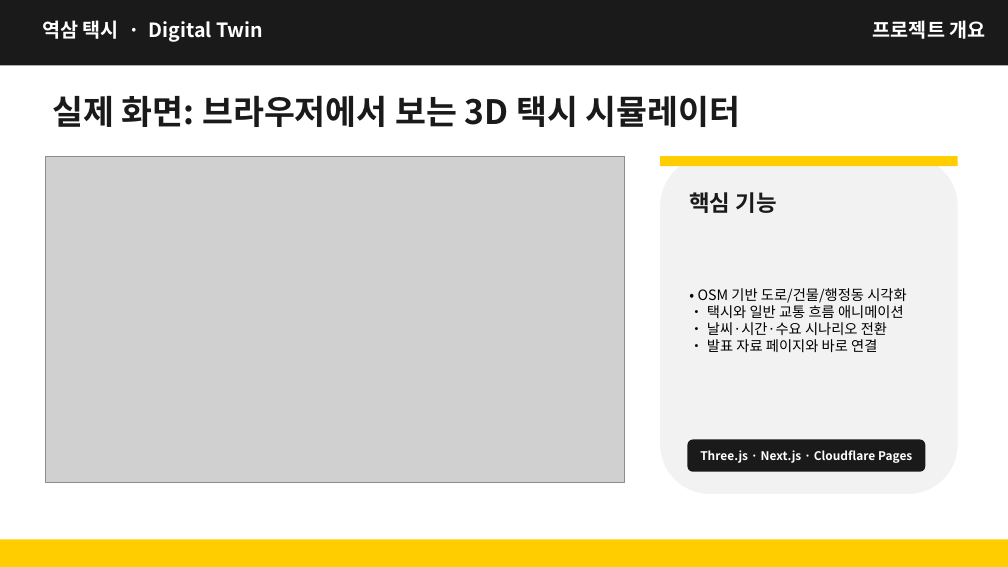
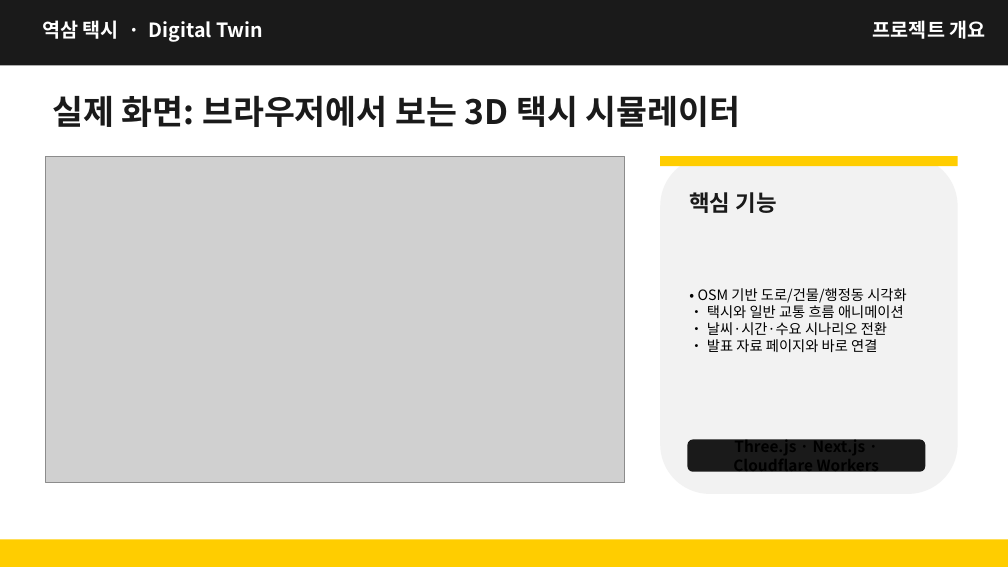
Before and after one commit to kimcanal/yeoksam-taxi, a slide deck: slide 8 of public/a-eye-presentation/A-Eye_midterm_data_collection_forecast.pptx. Drawn at 1008x567 pixels with LibreOffice and Linux fonts; fonts in the diff are those of the drawing; grey boxes stand for pictures. Boxes give left, top, right and bottom in pixels: in the first picture for what was removed or moved away, otherwise in the second. Text is boxed around its words. In the diff, an @@ line names an element or a change of style, - is before the commit and + after.

Commit message:
Align presentation deck with deployed Cloudflare target

```diff
--- a/public/a-eye-presentation/A-Eye_midterm_data_collection_forecast.pptx
+++ b/public/a-eye-presentation/A-Eye_midterm_data_collection_forecast.pptx
@@ text at box(733, 437, 880, 475): text changed; size 8.5 to 11 pt; text colour #FFFFFF to #000000 @@
-Three.js · Next.js · Cloudflare Pages
+Three.js · Next.js · Cloudflare Workers
```
Also in this commit, not shown: 4 other slides changed.
